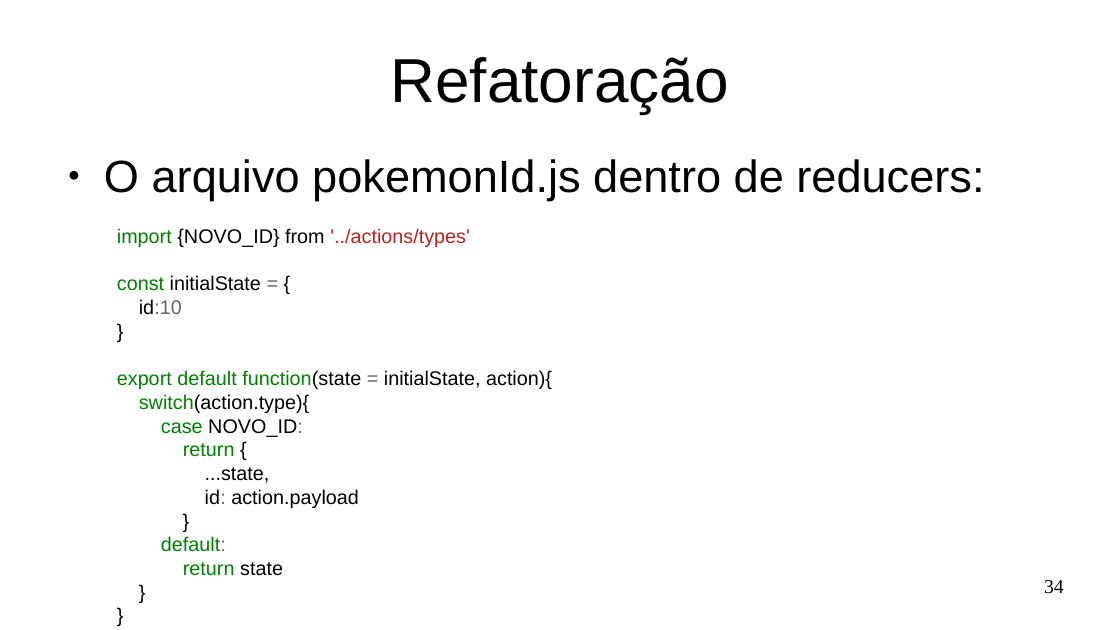
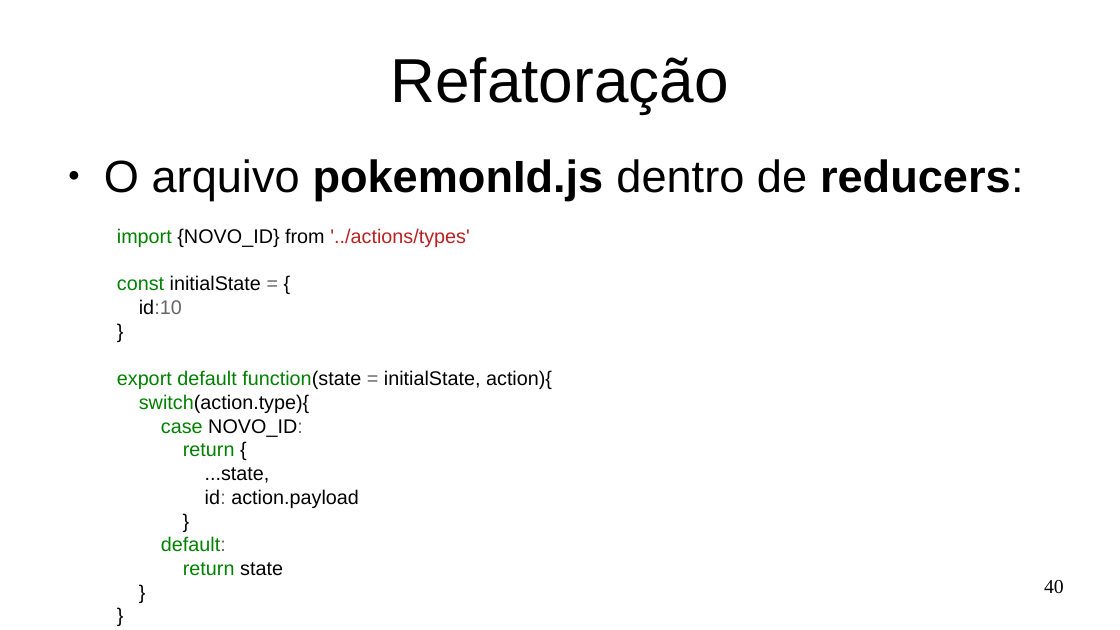
Before and after one commit to Marques-Dev/WEB_2020-1, a slide deck: slide 40 of SLIDES/aula08-redux-pokemon.odp (slide 34 before the commit). Drawn at 1120x630 pixels with LibreOffice and Linux fonts; fonts in the diff are those of the drawing. Boxes give left, top, right and bottom in pixels: in the first picture for what was removed or moved away, otherwise in the second. Text is boxed around its words. In the diff, an @@ line names an element or a change of style, - is before the commit and + after.

```diff
--- a/SLIDES/aula08-redux-pokemon.odp
+++ b/SLIDES/aula08-redux-pokemon.odp
@@ text "O arquivo pokemonId.js dentro de ..." at [104, 159, 1023, 201]: bold on in "pokemonId.js reducers:" @@
@@ page number at [1044, 580, 1064, 594]: text changed @@
-34
+40
```
Also in this commit, not shown: 7 other slides changed, 7 slides added, 1 slide removed, 3 other files.
